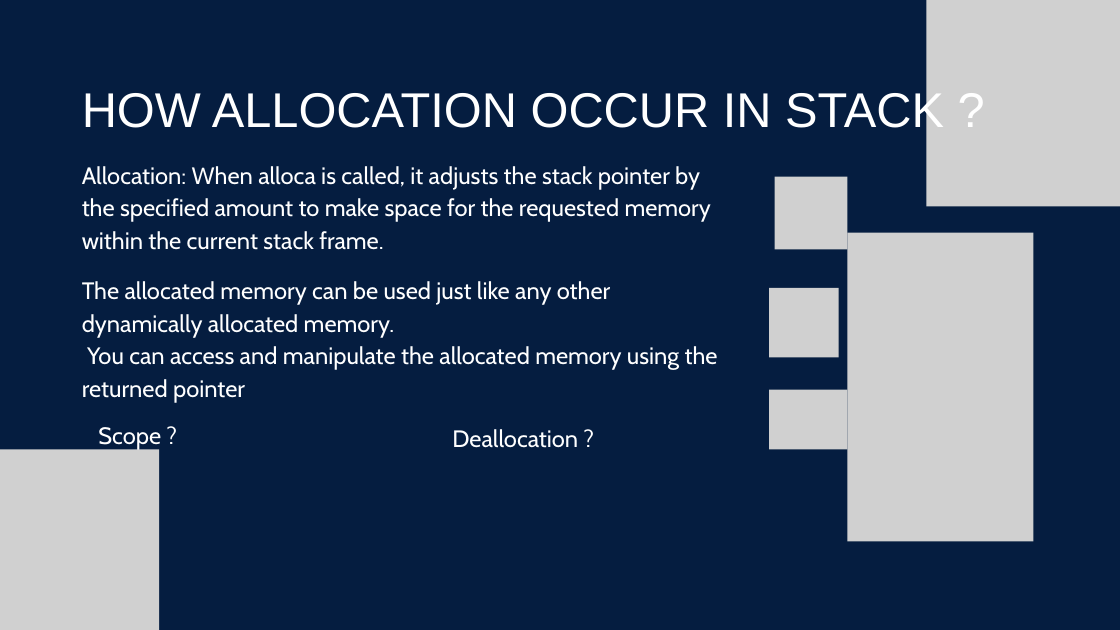
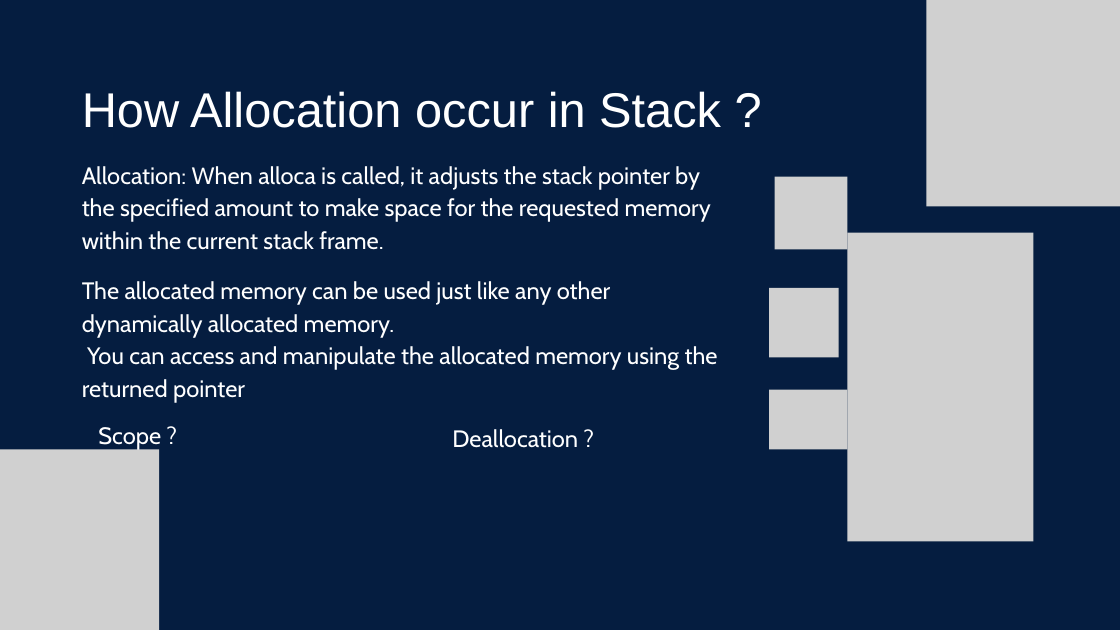
Before and after one commit to m7meda7medd/STM_SystemProgramming_Linux_Tasks, a slide deck: slide 4 of HeapMemoryManager/Presentation/HMM_Presentation.pptx. Drawn at 1120x630 pixels with LibreOffice and Linux fonts; fonts in the diff are those of the drawing; grey boxes stand for pictures. Boxes give left, top, right and bottom in pixels: in the first picture for what was removed or moved away, otherwise in the second. Text is boxed around its words. In the diff, an @@ line names an element or a change of style, - is before the commit and + after.

```diff
--- a/HeapMemoryManager/Presentation/HMM_Presentation.pptx
+++ b/HeapMemoryManager/Presentation/HMM_Presentation.pptx
@@ text at (82, 91, 721, 128): text changed @@
-HOW ALLOCATION OCCUR IN STACK ?
+How Allocation occur in Stack ?
```
Also in this commit, not shown: 23 other slides changed, 14 slides added, 14 slides removed.
